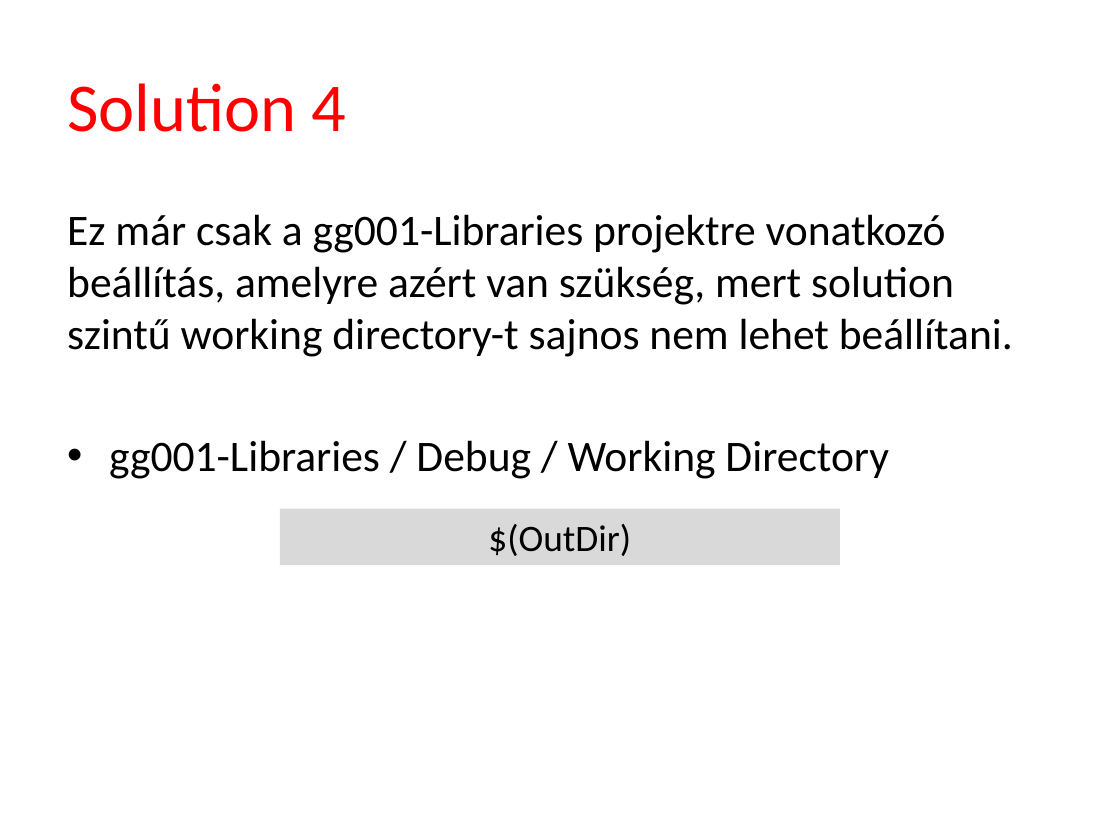
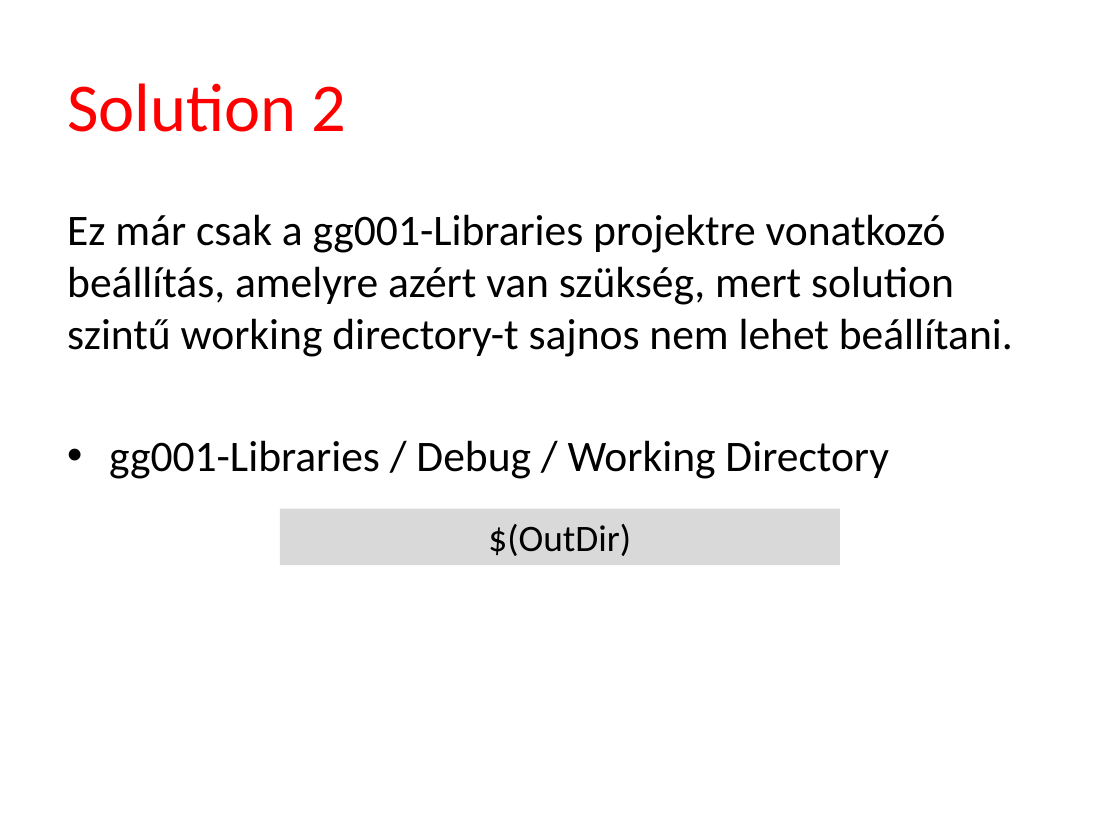
Before and after one commit to tyekx/dx12, a slide deck: slide 4 of Slides/gg001-Libraries.pptx (slide 6 before the commit). Drawn at 1120x840 pixels with LibreOffice and Linux fonts; fonts in the diff are those of the drawing; background and template pictures are left out. Boxes give left, top, right and bottom in pixels: in the first picture for what was removed or moved away, otherwise in the second. Text is boxed around its words. In the diff, an @@ line names an element or a change of style, - is before the commit and + after.

```diff
--- a/Slides/gg001-Libraries.pptx
+++ b/Slides/gg001-Libraries.pptx
@@ title at (67, 83, 347, 132): text changed @@
-Solution 4
+Solution 2
```
Also in this commit, not shown: 2 other slides changed, 2 slides removed, 5 other files.
